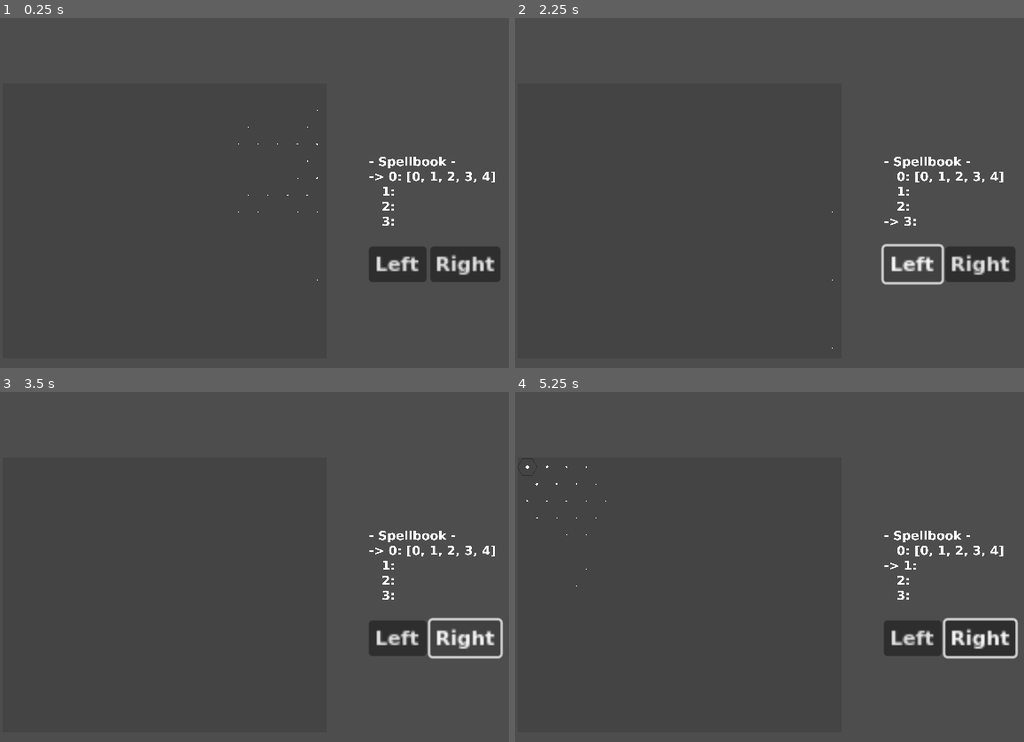
Above: before the commit, frames 1-4 (two rows, left to right).
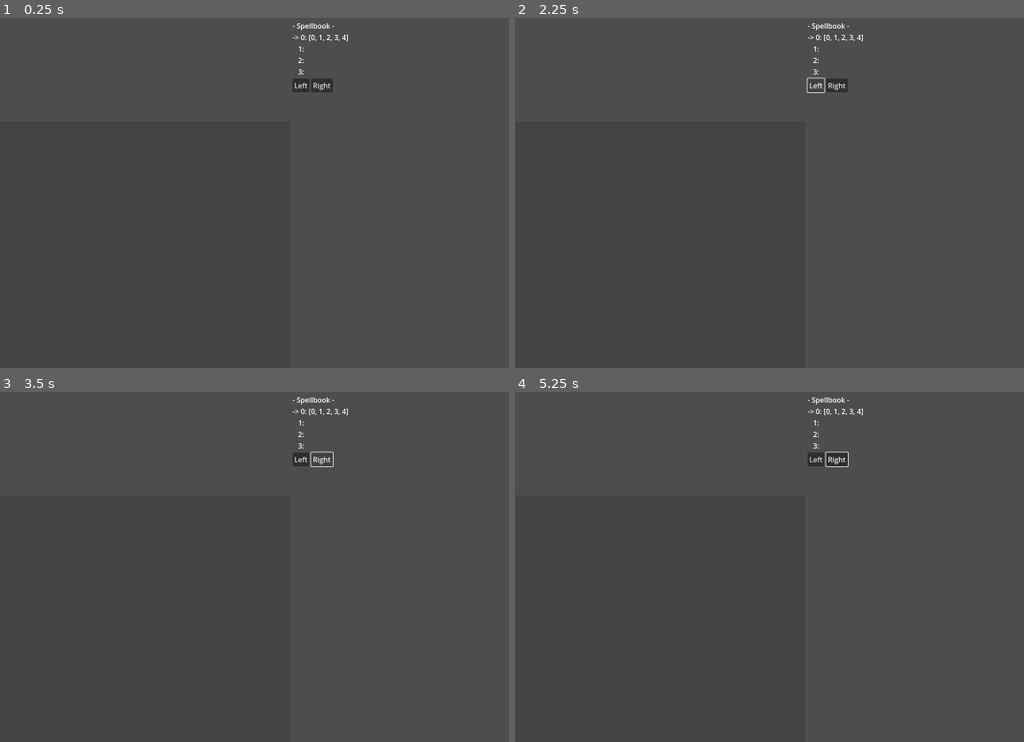
Above: after the commit, the same moments.

Repository: Nauviax/Hexgame
Game: Godot game, scene res://main_scene/main_scene.tscn
Same seed, same stepped clock (60 frames per second), same inputs: the game is played once before the commit and once after it. Before the commit the project starts from res://main_scene.tscn.
Inputs (mouse positions are in pixels of both pictures, inside the frame that each line leads up to):
- Up to frame 1 (0.25 s): no input
- Up to frame 2 (2.25 s): click "Left" at 0.5 s; click "Right" at 1.25 s; click "Left" at 2 s
- Up to frame 3 (3.5 s): click "Right" at 2.75 s
- Up to frame 4 (5.25 s): click "Left" at 3.5 s; click "Right" at 4.25 s; tap Enter at 5 s; move the mouse to (525, 465) at 5.02 s; click (525, 465) at 5.17 s

The runs differ from the first frame. In frame 1, 3.0% of the frame differs, in the area x 46-99%, y 1-76%; in frame 2, 2.6%; in frame 3, 2.5%; in frame 4, 3.5%, in the area x 0-99%, y 1-77%.

Commit message:
Changes to main_scene layout and hex_display

Diff:
--- a/grid/grid.gd
+++ b/grid/grid.gd
@@ -2,17 +2,20 @@
 extends Node2D
 
 var PointScene = preload("res://grid/point.tscn")
-@onready var main_scene = get_parent()
+@export var main_scene_path: NodePath # Set in Inspector
+@onready var main_scene = get_node(main_scene_path)
 
-const GRIDSIZE = 16 # Amount of points in given direction
-const GRIDSPACING = 16.0 # Distance between points
+const GRIDSIZE = 20 # Amount of points in given direction
+const GRIDSPACING = 32.0 # Distance between points
 const ROWSPACING = GRIDSPACING * 0.866  # Distance between each row, based on X (0.866 ~= sqrt(3)/2)
+const GRIDOFFSET = Vector2(16, 16) # Offset of the grid from the top left corner of the screen
 
 var points = [] # List to store the points
 var cur_points = [] # List to store points in the current pattern (Ordered first to latest)
 var line = null # The line being drawn
 # The gradient used for the line being cast
 static var line_gradient = preload("res://resources/gradients/casting.tres")
+static var line_size = 2 # Line width
 var mouse_line = null # The line being drawn between last point and mouse
 var hex_border = null # The border around the patterns drawn
 var patterns = [] # List of patterns (Mainly for deletion afterwards)
@@ -24,10 +27,10 @@
 	for ii in range(GRIDSIZE):
 		for jj in range(GRIDSIZE):
 			var point = PointScene.instantiate()
-			var offset = 0
+			var x_offset = 0
 			if jj % 2 == 1: # If the row number is odd
-				offset = GRIDSPACING / 2
-			point.position = Vector2(ii * GRIDSPACING + offset, jj * ROWSPACING) # Set the position of the point
+				x_offset = GRIDSPACING / 2
+			point.position = GRIDOFFSET + Vector2(ii * GRIDSPACING + x_offset, jj * ROWSPACING) # Set the position of the point
 			if not Engine.is_editor_hint():
 				point.set_id(ii - (jj/2), jj) # Set the id of the point
 			add_child(point)
@@ -39,6 +42,7 @@
 	# Prepare Hex border
 	if not Engine.is_editor_hint():
 		hex_border = Hex_Border.new(GRIDSPACING, ROWSPACING)
+		hex_border.line.position = GRIDOFFSET # Offset hex_border to match the grid
 		add_child(hex_border.line)
 
 # On every frame, update the mouse_line to go between the latest point and the mouse
@@ -49,7 +53,7 @@
 	if len(cur_points) > 0:
 		if mouse_line == null:
 			mouse_line = Line2D.new()
-			mouse_line.width = 1
+			mouse_line.width = line_size
 			# Set line color last color of line_gradient
 			mouse_line.set_default_color(line_gradient.get_color(line_gradient.get_point_count() - 1))
 			add_child(mouse_line)
@@ -135,6 +139,6 @@
 # Set line to a new instance of Line2D
 func new_line():
 	line = Line2D.new()
-	line.width = 1
+	line.width = line_size
 	line.gradient = line_gradient
 	add_child(line)
--- a/grid/grid.tscn
+++ b/grid/grid.tscn
@@ -4,9 +4,9 @@
 
 [node name="Grid" type="Node2D"]
 script = ExtResource("1_3evjo")
+main_scene_path = NodePath("")
 
 [node name="TempBackdrop" type="Polygon2D" parent="."]
-position = Vector2(-8, -8)
-scale = Vector2(2.64, 2.64)
+scale = Vector2(6.56, 5.59)
 color = Color(0, 0, 0, 0.117647)
-polygon = PackedVector2Array(0, 0, 100, 0, 100, 84.8485, 0, 84.8485)
+polygon = PackedVector2Array(0, 0, 100, 0, 100, 100, 0, 100)
--- a/grid/hex_border.gd
+++ b/grid/hex_border.gd
@@ -33,7 +33,7 @@
 	y_space = ROWSPACING
 
 	line = Line2D.new()
-	line.width = 0.5
+	line.width = 1.5
 	line.default_color = Color(0, 0, 0, 0.3)
 
 	# Offsets for redraw function
--- a/grid/point.tscn
+++ b/grid/point.tscn
@@ -8,14 +8,14 @@
 script = ExtResource("1_6ht4v")
 
 [node name="Polygon2D" type="Polygon2D" parent="."]
-scale = Vector2(2, 2)
+scale = Vector2(4, 4)
 polygon = PackedVector2Array(0, -1, 0, -1, 1, 0, 0, 1, -1, 0, 0, -1)
 
 [node name="MouseArea" type="Area2D" parent="."]
 collision_mask = 0
 
 [node name="CollisionShape2D" type="CollisionShape2D" parent="MouseArea"]
-scale = Vector2(0.8, 0.8)
+scale = Vector2(1.6, 1.6)
 shape = SubResource("CircleShape2D_hs63x")
 
 [connection signal="input_event" from="MouseArea" to="." method="_on_mouse_area_input_event"]
--- a/hex_disp/hex_disp.tscn
+++ /dev/null
@@ -1,81 +0,0 @@
-[gd_scene load_steps=4 format=3 uid="uid://b4vtjhtxnt21i"]
-
-[ext_resource type="Script" path="res://hex_disp/hex_disp.gd" id="1_mu4qi"]
-
-[sub_resource type="SystemFont" id="SystemFont_n3k7y"]
-font_names = PackedStringArray("Monospace")
-font_weight = 999
-subpixel_positioning = 0
-
-[sub_resource type="Theme" id="Theme_ll47c"]
-default_font = SubResource("SystemFont_n3k7y")
-
-[node name="HexDisp" type="Control"]
-layout_mode = 3
-anchors_preset = 15
-anchor_right = 1.0
-anchor_bottom = 1.0
-grow_horizontal = 2
-grow_vertical = 2
-theme = SubResource("Theme_ll47c")
-script = ExtResource("1_mu4qi")
-
-[node name="Stack" type="Label" parent="."]
-layout_mode = 0
-offset_right = 454.0
-offset_bottom = 184.0
-scale = Vector2(0.1, 0.1)
-theme_override_font_sizes/font_size = 100
-text = "This is the stack"
-
-[node name="Errors" type="Label" parent="."]
-layout_mode = 0
-offset_left = 300.0
-offset_right = 340.0
-offset_bottom = 23.0
-scale = Vector2(0.1, 0.1)
-theme_override_font_sizes/font_size = 100
-text = "This is the error log"
-
-[node name="Ravenmind" type="Label" parent="."]
-layout_mode = 0
-offset_left = 300.0
-offset_top = 100.0
-offset_right = 1065.0
-offset_bottom = 284.0
-scale = Vector2(0.1, 0.1)
-theme_override_font_sizes/font_size = 100
-text = "Ravenmind"
-
-[node name="Spellbook" type="Label" parent="."]
-layout_mode = 0
-offset_left = 300.0
-offset_top = 150.0
-offset_right = 1065.0
-offset_bottom = 847.0
-scale = Vector2(0.1, 0.1)
-theme_override_font_sizes/font_size = 100
-text = "- Spellbook -
--> 0: iota
-   1:
-   2:
-   3: "
-
-[node name="Sb_Left" type="Button" parent="."]
-layout_mode = 0
-offset_left = 300.0
-offset_top = 225.0
-offset_right = 347.0
-offset_bottom = 252.0
-text = "Left"
-
-[node name="Sb_Right" type="Button" parent="."]
-layout_mode = 0
-offset_left = 350.0
-offset_top = 225.0
-offset_right = 397.0
-offset_bottom = 252.0
-text = "Right"
-
-[connection signal="pressed" from="Sb_Left" to="." method="_on_sb_left_pressed"]
-[connection signal="pressed" from="Sb_Right" to="." method="_on_sb_right_pressed"]
--- a/hexecutor/hexecutor.gd
+++ b/hexecutor/hexecutor.gd
@@ -107,7 +107,7 @@
 	# Can choose to only update display on fail. Good for meta-patterns which run many patterns.
 	# Additionally, if main_scene is null, will not run updates. (Useful for oneoff hexecutor instances)
 	if (update_on_success or not success) and (main_scene != null):
-		main_scene.update_hex_disp(return_string) # Update stack display
+		main_scene.update_hex_display(return_string) # Update stack display
 		scan_stack() # Debugging, comment out when not needed anymore (!!!)
 	return success
 
--- a/main_scene.tscn
+++ /dev/null
@@ -1,17 +0,0 @@
-[gd_scene load_steps=4 format=3 uid="uid://qir8003u2t7e"]
-
-[ext_resource type="Script" path="res://main_scene.gd" id="1_2ajl7"]
-[ext_resource type="PackedScene" uid="uid://de8mh783pdkbd" path="res://grid/grid.tscn" id="2_j8ap0"]
-[ext_resource type="PackedScene" uid="uid://b4vtjhtxnt21i" path="res://hex_disp/hex_disp.tscn" id="3_m4pqx"]
-
-[node name="MainScene" type="Node2D"]
-script = ExtResource("1_2ajl7")
-
-[node name="Camera2D" type="Camera2D" parent="."]
-anchor_mode = 0
-zoom = Vector2(2, 2)
-
-[node name="Grid" parent="." instance=ExtResource("2_j8ap0")]
-position = Vector2(10, 100)
-
-[node name="HexDisp" parent="." instance=ExtResource("3_m4pqx")]
--- a/hex_disp/hex_disp.gd
+++ b/main_scene/hex_display.gd
@@ -2,10 +2,17 @@
 
 @onready var main_scene = get_parent()
 
-@onready var stack_label = $Stack
-@onready var error_label = $Errors
-@onready var raven_label = $Ravenmind
-@onready var sb_label = $Spellbook
+@export var stack_path: NodePath # Set in Inspector
+@onready var stack_label = get_node(stack_path) # $Stack
+
+@export var error_path: NodePath # Also set (etc etc)
+@onready var error_label = get_node(error_path) # $Errors
+
+@export var raven_path: NodePath
+@onready var raven_label = get_node(raven_path) # $Ravenmind
+
+@export var sb_path: NodePath
+@onready var sb_label = get_node(sb_path) # $Spellbook
 
 # Used to keep track of past errors, to create a scrolling history of sorts.
 var error_history = ["", "", ""] # Can be made longer for longer history, just check update_clear() also.
--- a/main_scene.gd
+++ b/main_scene/main_scene.gd
@@ -4,20 +4,24 @@
 # Test_level scene
 var test_level = preload("res://levels/test_level.tscn")
 @onready var hexecutor = null
-@onready var grid = $Grid
-@onready var hex_disp = $HexDisp
+
+@export var grid_path: NodePath # Set in Inspector
+@onready var grid = get_node(grid_path) # $Grid
+@onready var hex_display = $HexDisplay
+@export var level_control_path: NodePath # Set in Inspector also
+@onready var level_control = get_node(level_control_path)
 
 # For now, just load the test_level scene and prepare hexecutor
 func _ready():
 	# Load test level
 	var level = test_level.instantiate()
-	add_child(level)
+	level_control.add_child(level)
 
 	# Prepare hexecutor with level info
 	hexecutor = Hexecutor.new(level.level_info, level.level_info.player, self)
 
-	# Update hex_disp
-	update_hex_disp()
+	# Update hex_display
+	update_hex_display()
 
 # Handle input
 func _input(event):
@@ -37,15 +41,15 @@
 func new_pattern_drawn(pattern):
 	hexecutor.new_pattern(pattern)
 
-# Update hex_disp (Normally after a pattern is executed)
+# Update hex_display (Normally after a pattern is executed)
 # Takes hexecutor to get stack/caster info etc
-func update_hex_disp(err_str = ""):
-	hex_disp.update_all(hexecutor, err_str) # Update stack display
+func update_hex_display(err_str = ""):
+	hex_display.update_all(hexecutor, err_str) # Update stack display
 
 # Clear all patterns and reset stack
 func clear():
 	hexecutor.reset()
-	hex_disp.update_clear() # Update/Clear stack display
+	hex_display.update_clear() # Update/Clear stack display
 	for pattern_og in grid.patterns:
 		pattern_og.remove()
 	grid.patterns = []
@@ -57,4 +61,4 @@
 		hexecutor.caster.dec_sb()
 	else:
 		hexecutor.caster.inc_sb()
-	hex_disp.update_sb_label(hexecutor.caster)
+	hex_display.update_sb_label(hexecutor.caster)
--- /dev/null
+++ b/main_scene/main_scene.tscn
@@ -0,0 +1,97 @@
+[gd_scene load_steps=4 format=3 uid="uid://qir8003u2t7e"]
+
+[ext_resource type="Script" path="res://main_scene/main_scene.gd" id="1_7msjx"]
+[ext_resource type="PackedScene" uid="uid://de8mh783pdkbd" path="res://grid/grid.tscn" id="2_qu1ct"]
+[ext_resource type="Script" path="res://main_scene/hex_display.gd" id="3_pett3"]
+
+[node name="MainScene" type="Node2D"]
+script = ExtResource("1_7msjx")
+grid_path = NodePath("HexDisplay/MarginContainer/LR_Split/Stack_Grid/Grid_Control/Grid")
+level_control_path = NodePath("HexDisplay/MarginContainer/LR_Split/Info_SB_Level/Level_Control")
+
+[node name="Camera2D" type="Camera2D" parent="."]
+anchor_mode = 0
+
+[node name="HexDisplay" type="Control" parent="."]
+layout_mode = 3
+anchors_preset = 0
+mouse_filter = 2
+script = ExtResource("3_pett3")
+stack_path = NodePath("MarginContainer/LR_Split/Stack_Grid/ScrollContainer/Stack")
+error_path = NodePath("MarginContainer/LR_Split/Info_SB_Level/Errors")
+raven_path = NodePath("MarginContainer/LR_Split/Info_SB_Level/Ravenmind")
+sb_path = NodePath("MarginContainer/LR_Split/Info_SB_Level/Spellbook")
+
+[node name="MarginContainer" type="MarginContainer" parent="HexDisplay"]
+layout_mode = 0
+offset_right = 1600.0
+offset_bottom = 900.0
+
+[node name="LR_Split" type="HBoxContainer" parent="HexDisplay/MarginContainer"]
+layout_mode = 2
+
+[node name="Stack_Grid" type="VBoxContainer" parent="HexDisplay/MarginContainer/LR_Split"]
+layout_mode = 2
+size_flags_horizontal = 3
+size_flags_stretch_ratio = 0.7
+
+[node name="ScrollContainer" type="ScrollContainer" parent="HexDisplay/MarginContainer/LR_Split/Stack_Grid"]
+layout_mode = 2
+size_flags_vertical = 3
+
+[node name="Stack" type="Label" parent="HexDisplay/MarginContainer/LR_Split/Stack_Grid/ScrollContainer"]
+custom_minimum_size = Vector2(500, 200)
+layout_mode = 2
+size_flags_horizontal = 3
+text = "This is the stack"
+
+[node name="Grid_Control" type="Control" parent="HexDisplay/MarginContainer/LR_Split/Stack_Grid"]
+layout_mode = 2
+size_flags_vertical = 3
+size_flags_stretch_ratio = 1.65
+mouse_filter = 2
+
+[node name="Grid" parent="HexDisplay/MarginContainer/LR_Split/Stack_Grid/Grid_Control" instance=ExtResource("2_qu1ct")]
+main_scene_path = NodePath("../../../../../..")
+
+[node name="Info_SB_Level" type="VBoxContainer" parent="HexDisplay/MarginContainer/LR_Split"]
+layout_mode = 2
+size_flags_horizontal = 3
+
+[node name="Errors" type="Label" parent="HexDisplay/MarginContainer/LR_Split/Info_SB_Level"]
+layout_mode = 2
+size_flags_vertical = 3
+text = "This is the error log"
+
+[node name="Ravenmind" type="Label" parent="HexDisplay/MarginContainer/LR_Split/Info_SB_Level"]
+layout_mode = 2
+size_flags_vertical = 3
+size_flags_stretch_ratio = 0.5
+text = "Ravenmind"
+
+[node name="Spellbook" type="Label" parent="HexDisplay/MarginContainer/LR_Split/Info_SB_Level"]
+layout_mode = 2
+size_flags_vertical = 3
+text = "- Spellbook -
+-> 0: iota
+   1:
+   2:
+   3: "
+
+[node name="LR_Buttons" type="HBoxContainer" parent="HexDisplay/MarginContainer/LR_Split/Info_SB_Level"]
+layout_mode = 2
+size_flags_vertical = 3
+size_flags_stretch_ratio = 0.5
+
+[node name="Sb_Left" type="Button" parent="HexDisplay/MarginContainer/LR_Split/Info_SB_Level/LR_Buttons"]
+layout_mode = 2
+text = "Left"
+
+[node name="Sb_Right" type="Button" parent="HexDisplay/MarginContainer/LR_Split/Info_SB_Level/LR_Buttons"]
+layout_mode = 2
+text = "Right"
+
+[node name="Level_Control" type="Control" parent="HexDisplay/MarginContainer/LR_Split/Info_SB_Level"]
+layout_mode = 2
+size_flags_vertical = 3
+size_flags_stretch_ratio = 10.0
--- a/project.godot
+++ b/project.godot
@@ -11,7 +11,7 @@
 [application]
 
 config/name="Hexgame"
-run/main_scene="res://main_scene.tscn"
+run/main_scene="res://main_scene/main_scene.tscn"
 config/features=PackedStringArray("4.2", "Forward Plus")
 config/icon="res://icon.svg"
 
@@ -26,5 +26,6 @@
 
 [display]
 
-window/size/mode=2
-window/stretch/mode="canvas_items"
+window/size/viewport_width=1600
+window/size/viewport_height=900
+window/stretch/mode="viewport"
